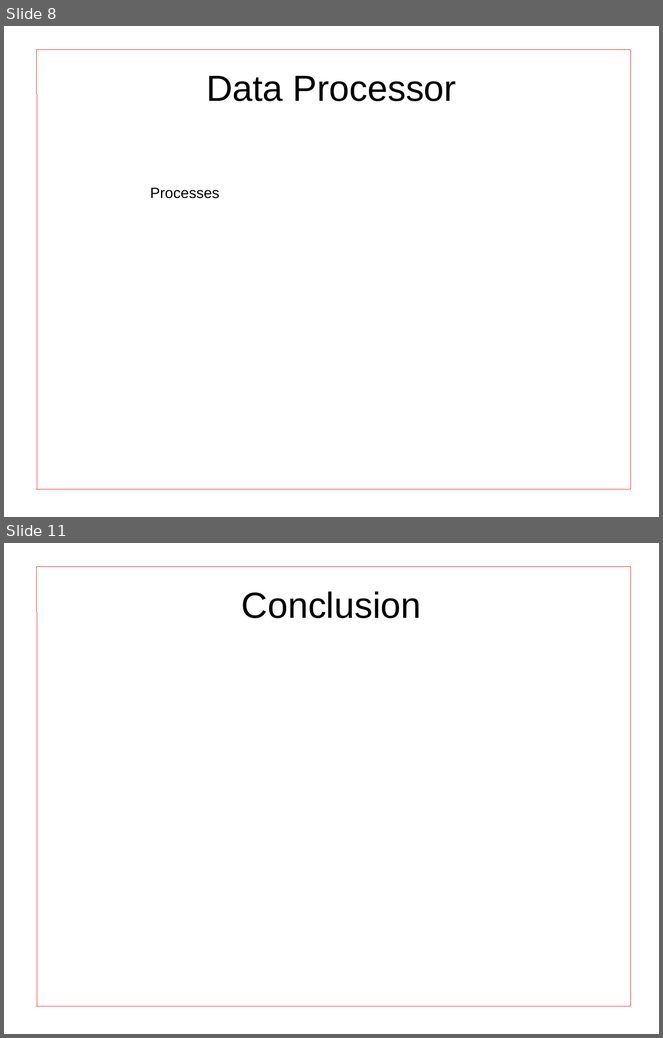
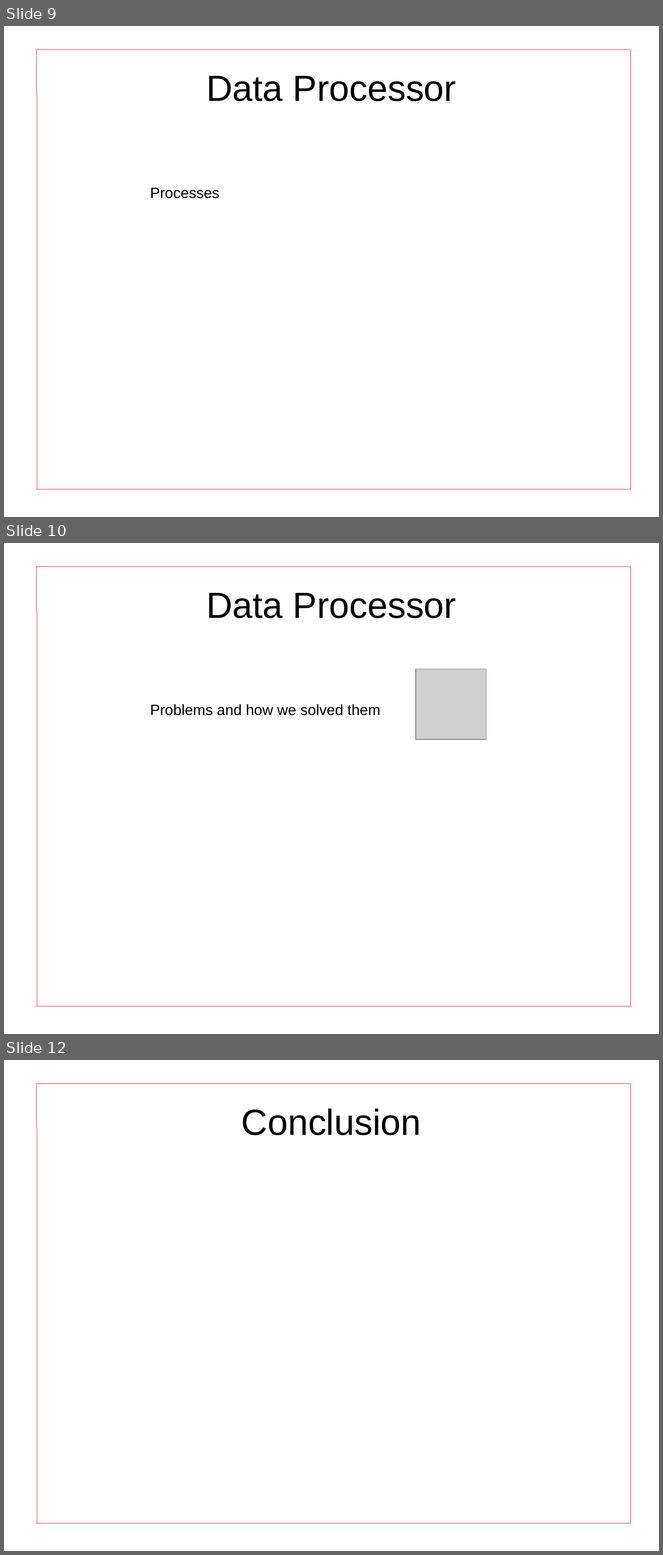
Before and after one commit to darylw357/digital_design_group, a slide deck: presentation.odp. Shown one above the other, each under a label of ours: slides 8 and 11 before the commit, slides 9, 10 and 12 after it; the slides between them are not shown. The pictures are 663x1038 and 663x1555 pixels, drawn with LibreOffice and Linux fonts; fonts in the diff are those of the drawing; grey boxes stand for pictures. Boxes give left, top, right and bottom in pixels: in the first picture for what was removed or moved away, otherwise in the second. Text is boxed around its words. In the diff, an @@ line names an element or a change of style, - is before the commit and + after.

```diff
--- a/presentation.odp
+++ b/presentation.odp
@@ slide 10 added at box(4, 543, 659, 1034), background #FFFFFF @@
@@ line added from (37, 566) to (37, 1007), #FF3333 0 pt @@
@@ line added from (631, 566) to (37, 566), #FF3333 0 pt @@
@@ line added from (631, 1007) to (631, 566), #FF3333 0 pt @@
@@ title added at box(206, 593, 456, 618), 44 pt, text #000000 @@
+Data Processor
@@ picture added at box(416, 669, 487, 740) @@
@@ text added at box(150, 704, 381, 716), 18 pt, text #000000 @@
+Problems and how we solved them
@@ line added from (37, 1007) to (631, 1007), #FF3333 0 pt @@
@@ what was slide 8 is now slide 9 @@
@@ what was slide 11 is now slide 12 @@
```
Also in this commit, not shown: 4 slides changed, 2 other slides added, 2 slides removed.
